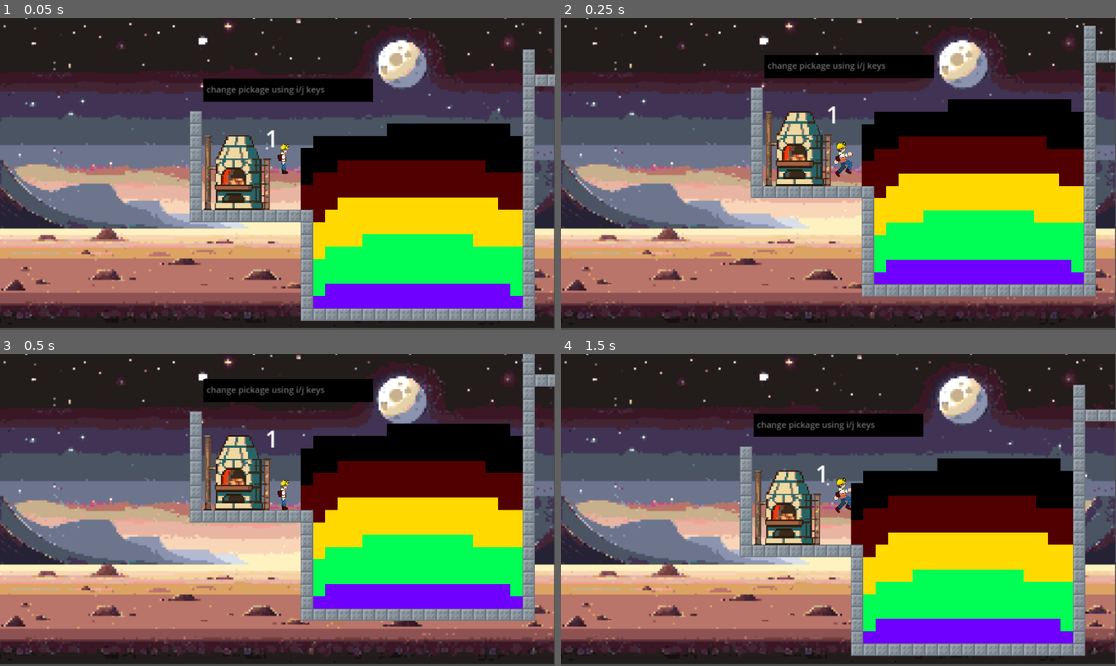
Above: before the commit, frames 1-4 (two rows, left to right).
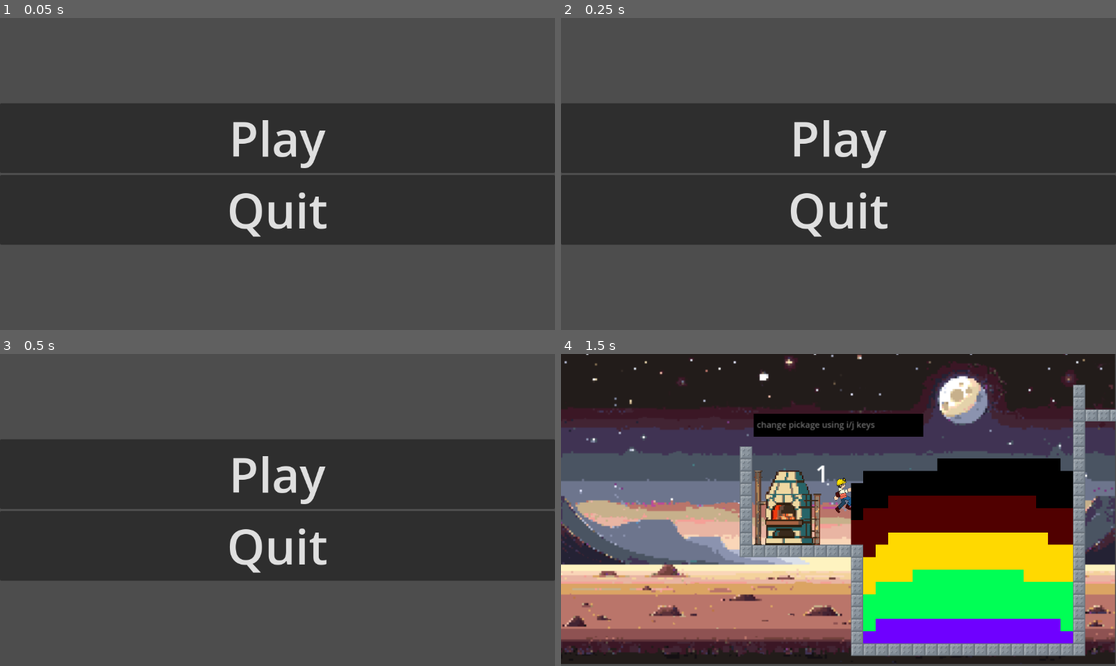
Above: after the commit, the same moments.

Repository: kangurm/Blockbuster
Game: Godot game, scene res://menu.tscn
Same seed, same stepped clock (60 frames per second), same inputs: the game is played once before the commit and once after it. Before the commit the project starts from res://scenes/grid-test.tscn.
Inputs (mouse positions are in pixels of both pictures, inside the frame that each line leads up to):
- Up to frame 1 (0.05 s): no input
- Up to frame 2 (0.25 s): no input
- Up to frame 3 (0.5 s): no input
- Up to frame 4 (1.5 s): click (838, 475) at 0.5 s, where only the run after the commit has a clickable "Play"; tap Enter (ui_accept) at 1.25 s; move the mouse to (960, 494) at 1.27 s; hold Right (ui_right) from 1.28 s (still down); click (960, 494) at 1.35 s

The runs differ from the first frame. In frame 1, 97% of the frame differs, in the area x 0-100%, y 0-100%; in frame 2, 97%; in frame 3, 97%; in frame 4, nothing differs.

Commit message:
main menu

Diff:
--- /dev/null
+++ b/menu.gd
@@ -0,0 +1,11 @@
+extends Control
+
+
+
+
+func _on_play_pressed():
+	get_tree().change_scene_to_file("res://scenes/grid-test.tscn")
+
+
+func _on_quit_pressed():
+	get_tree().quit()
--- /dev/null
+++ b/menu.tscn
@@ -0,0 +1,41 @@
+[gd_scene load_steps=2 format=3 uid="uid://bdhpcnawwugee"]
+
+[ext_resource type="Script" path="res://menu.gd" id="1_ls1vl"]
+
+[node name="Menu" type="Control"]
+layout_mode = 3
+anchors_preset = 15
+anchor_right = 1.0
+anchor_bottom = 1.0
+grow_horizontal = 2
+grow_vertical = 2
+script = ExtResource("1_ls1vl")
+
+[node name="MarginContainer" type="MarginContainer" parent="."]
+layout_mode = 1
+anchors_preset = 15
+anchor_right = 1.0
+anchor_bottom = 1.0
+grow_horizontal = 2
+grow_vertical = 2
+
+[node name="VBoxContainer" type="VBoxContainer" parent="MarginContainer"]
+layout_mode = 2
+size_flags_vertical = 4
+size_flags_stretch_ratio = 6.88
+
+[node name="Play" type="Button" parent="MarginContainer/VBoxContainer"]
+layout_mode = 2
+size_flags_vertical = 4
+theme_override_font_sizes/font_size = 100
+text = "Play
+"
+
+[node name="Quit" type="Button" parent="MarginContainer/VBoxContainer"]
+layout_mode = 2
+size_flags_vertical = 4
+theme_override_font_sizes/font_size = 100
+text = "Quit"
+
+[connection signal="pressed" from="MarginContainer/VBoxContainer/Play" to="." method="_on_play_pressed"]
+[connection signal="pressed" from="MarginContainer/VBoxContainer/Quit" to="." method="_on_quit_pressed"]
--- a/project.godot
+++ b/project.godot
@@ -11,7 +11,7 @@
 [application]
 
 config/name="grid world"
-run/main_scene="res://scenes/grid-test.tscn"
+run/main_scene="res://menu.tscn"
 config/features=PackedStringArray("4.2", "Forward Plus")
 config/icon="res://icon.svg"
 
